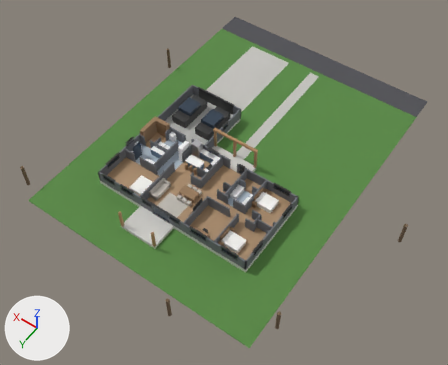
One commit to the glTF model house-plans/plan-003-inside.glb: the scene before it, then after it.
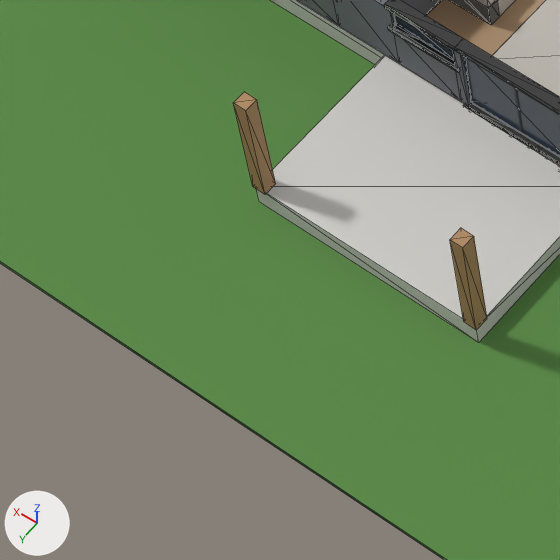
The first picture shows the older version from a camera (50 mm lens) standing at (-51.0, 112.9, 168.9) and looking at (26.5, 4.4, -1.6). The close-ups show the older and then the newer version on the part from 18% to 37% of the width and 54% to 77% of the height of that picture. Only the edits that show in the close-ups are written down. Arrows for +X, +Y and +Z are at lower left; the lights stay in place. The close-ups show mesh edges as thin lines.

Names of what the first close-up shows: 'f.006', 'floor', 'fx.056', 'ground', 'patio', 'ppost', 'ppost.001', 'slab', 't.012', 't.014', 'w.018', 'w.019' and 10 more.
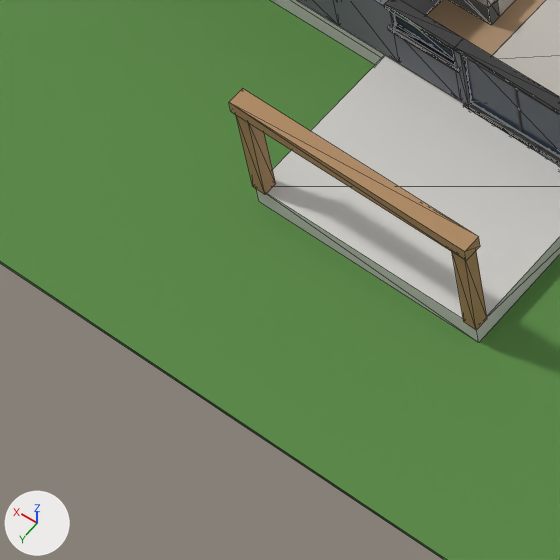
The change, as a diff of the scene's bpy script:
```diff
--- a/house-plans/plan-003-inside.glb.py
+++ b/house-plans/plan-003-inside.glb.py
@@ me_cube_128_1 @@
+me_cube_128_1.from_pydata(...)  # a box spanning x 27.7..42.3, y 39.2..40.2, z 7.7..8.5
+me_cube_128_1.materials.append(mat_cedar)  # brown #ad865d
@@ ob_beam_001 @@
+ob_beam_001 = bpy.data.objects.new('beam.001', me_cube_128_1)
+ob_beam_001.location = (0.0, 0.0, 0.0)
```

Where the change shows, as pixel boxes [x1, y1, x2, y2] in the close-ups (560 x 560 px):
'beam.001', added (brown): after [229, 88, 480, 261]
'fx.056', unchanged, covered by the edit: before [492, 0, 560, 97]
'fx.060', unchanged, uncovered by the edit: after [492, 0, 560, 97]
